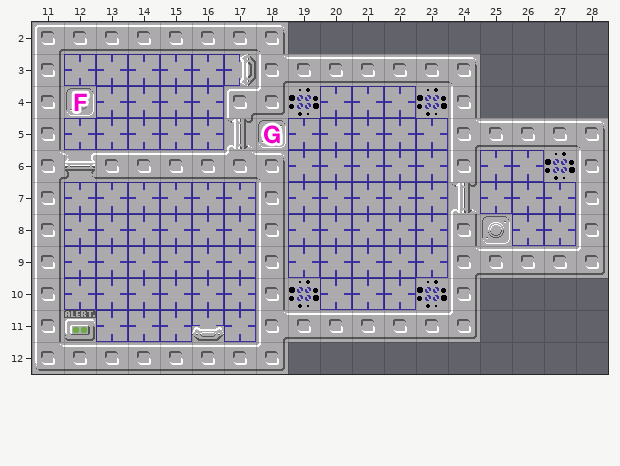
An edit to a level. Tiled map, Assets/Maps/robostores.tmx. This is how it looked before the edit.
Cells are 32x32 px. Shown: x 11..28, y 2..12.
And afterwards:
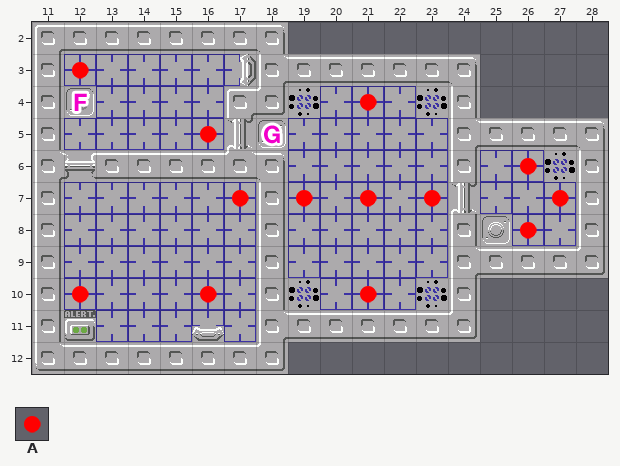
Key: from "markers": A 0.
_ is an empty cell.
Change:
Layer "markers":
y 3: x 12 _ -> A
y 4: x 21 _ -> A
y 5: x 16 _ -> A
y 6: x 26 _ -> A
y 7: x 17 _ -> A; x 19 _ -> A; x 21 _ -> A; x 23 _ -> A; x 27 _ -> A
y 8: x 26 _ -> A
y 10: x 12 _ -> A; x 16 _ -> A; x 21 _ -> A
